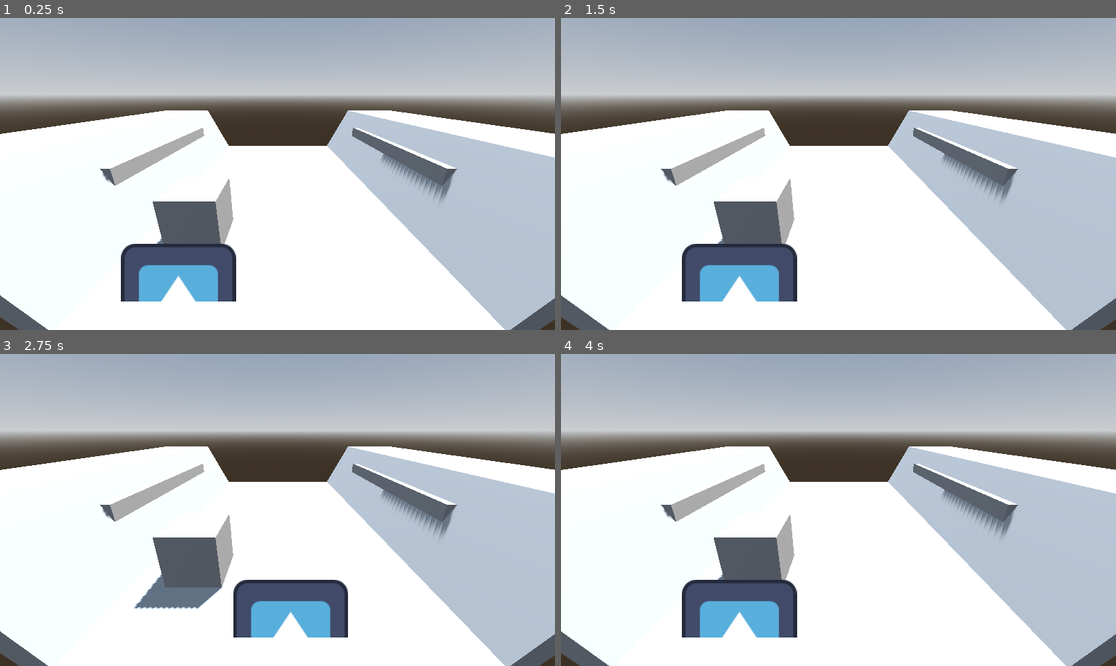
Above: before the commit, frames 1-4 (two rows, left to right).
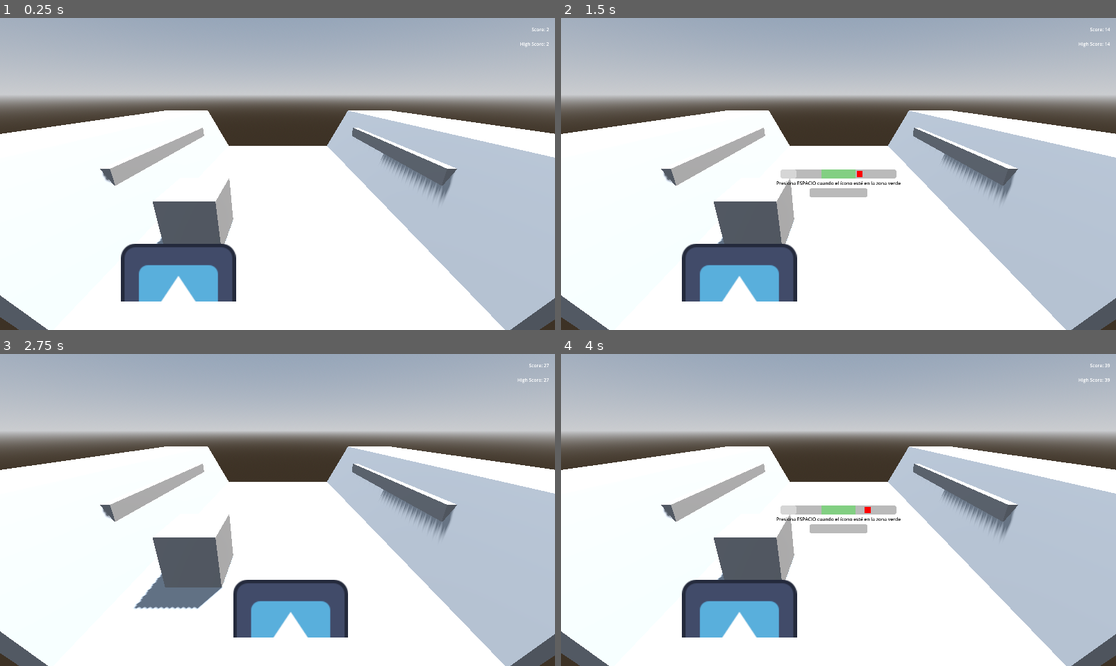
Above: after the commit, the same moments.

Repository: NahuelArrieta/RataSurfer
Game: Godot game, scene res://level/level.tscn
Two runs of this game, one before a commit and one after it. Both use one fixed random seed, a clock stepped at 60 frames per second and the inputs below. The engine's default icon, where the game draws it, is replaced by a stand-in: a white triangle on a blue panel in a dark square.
Inputs:
- Up to frame 1 (0.25 s): no input
- Up to frame 2 (1.5 s): tap Enter at 0.5, 0.8, 1.35 s; hold Right (right) 0.53-1.28 s; tap T at 0.6 s; tap Space at 0.77, 1.07, 1.25 s; hold Left (left) from 1.28 s (still down)
- Up to frame 3 (2.75 s): tap Space at 1.52, 1.82, 2.3 s; tap E at 1.55, 2.1 s; release Left (left) at 2.03 s; hold Right (right) from 2.03 s (still down)
- Up to frame 4 (4 s): tap Enter at 2.75, 3.8 s; tap Space at 2.85, 3.02, 3.32, 3.77 s; tap T at 3.05, 3.6 s; release Right (right) at 3.53 s; hold Left (left) from 3.53 s (still down)

The runs differ from the first frame. In frame 1, less than 0.1% of the frame differs, in the area x 93-99%, y 3-10%; in frame 2, 1.1%; in frame 3, less than 0.1%; in frame 4, 1.1%, in the area x 38-99%, y 3-58%.

Commit message:
Ui y minijuego

Diff:
--- /dev/null
+++ b/level/level.gd
@@ -0,0 +1,35 @@
+extends Node3D
+
+func _ready():
+	print("Nivel iniciado")
+	# Verificar que el ScoreManager esté disponible
+	var score_manager = get_node_or_null("/root/ScoreManager")
+	if score_manager:
+		print("✅ ScoreManager encontrado en el nivel")
+	else:
+		print("❌ ScoreManager NO encontrado en el nivel")
+
+	# Agregar el gestor de eventos del minijuego de equilibrio
+	var balance_manager = preload("res://ui/balance_event_manager.gd").new()
+	add_child(balance_manager)
+
+	# Conectar señales del minijuego
+	balance_manager.minigame_completed.connect(_on_balance_minigame_completed)
+
+func _input(event):
+	# Presionar T para mostrar información del score (para pruebas)
+	if event is InputEventKey and event.pressed and event.keycode == KEY_T:
+		var score_manager = get_node_or_null("/root/ScoreManager")
+		if score_manager:
+			print("Score actual: ", score_manager.get_current_score())
+			print("High score: ", score_manager.get_high_score())
+		else:
+			print("ScoreManager no disponible")
+
+func _on_balance_minigame_completed(success: bool):
+	if success:
+		print("🎉 ¡Minijuego completado exitosamente!")
+		# Aquí puedes agregar recompensas, efectos, etc.
+	else:
+		print("💥 Minijuego fallido")
+		# Aquí puedes agregar penalizaciones, efectos, etc.
--- a/level/level.tscn
+++ b/level/level.tscn
@@ -1,7 +1,9 @@
-[gd_scene load_steps=6 format=3 uid="uid://b02ld6vivyc5w"]
+[gd_scene load_steps=8 format=3 uid="uid://b02ld6vivyc5w"]
 
 [ext_resource type="PackedScene" uid="uid://5ylubghgfke4" path="res://entities/player.tscn" id="1_7lnir"]
 [ext_resource type="ArrayMesh" uid="uid://bt6tbvqmfqkjq" path="res://art/object3D/Modulo0.1.obj" id="2_5gx2l"]
+[ext_resource type="PackedScene" uid="uid://caa612nngg7y4" path="res://ui/score_ui.tscn" id="3_0x9y8"]
+[ext_resource type="Script" uid="uid://tsm227vr6f0o" path="res://level/level.gd" id="4_2x0y9"]
 
 [sub_resource type="ProceduralSkyMaterial" id="ProceduralSkyMaterial_5gx2l"]
 sky_horizon_color = Color(0.662243, 0.671743, 0.686743, 1)
@@ -16,6 +18,7 @@
 tonemap_mode = 2
 
 [node name="Level" type="Node3D"]
+script = ExtResource("4_2x0y9")
 
 [node name="DirectionalLight3D" type="DirectionalLight3D" parent="."]
 transform = Transform3D(-0.866025, -0.433013, 0.25, 0, 0.5, 0.866025, -0.5, 0.75, -0.433013, 0, 0, 0)
@@ -32,3 +35,7 @@
 [node name="Modulo0_1" type="MeshInstance3D" parent="."]
 transform = Transform3D(1, 0, 0, 0, 1, 0, 0, 0, 1, 0, 0, -24.4512)
 mesh = ExtResource("2_5gx2l")
+
+[node name="UI" type="CanvasLayer" parent="."]
+
+[node name="ScoreUI" parent="UI" instance=ExtResource("3_0x9y8")]
--- a/project.godot
+++ b/project.godot
@@ -14,6 +14,10 @@
 run/main_scene="uid://b02ld6vivyc5w"
 config/features=PackedStringArray("4.4", "GL Compatibility")
 config/icon="res://icon.svg"
+
+[autoload]
+
+ScoreManager="*res://ui/score_manager.tscn"
 
 [display]
 
--- /dev/null
+++ b/ui/balance.gd
@@ -0,0 +1,31 @@
+extends Node
+
+@onready var balance_minigame = preload("res://ui/balance_minigame.tscn")
+
+var minigame_instance: Control
+
+func _ready():
+	print("BalanceTest iniciado - Presiona ENTER para mostrar el minijuego")
+
+func _input(event):
+	if event is InputEventKey and event.pressed and event.keycode == KEY_ENTER:
+		show_balance_minigame()
+
+func show_balance_minigame():
+	if minigame_instance:
+		minigame_instance.queue_free()
+
+	minigame_instance = balance_minigame.instantiate()
+	get_tree().current_scene.add_child(minigame_instance)
+
+	# Conectar señales
+	minigame_instance.success.connect(_on_minigame_success)
+	minigame_instance.fail.connect(_on_minigame_fail)
+
+func _on_minigame_success():
+	print("¡Minijuego completado con éxito!")
+	# Lógica cuando el jugador gana el minijuego
+
+func _on_minigame_fail():
+	print("Minijuego fallido")
+	# Lógica cuando el jugador pierda el minijuego
--- /dev/null
+++ b/ui/balance_event_manager.gd
@@ -0,0 +1,46 @@
+extends Node
+
+signal minigame_requested
+signal minigame_completed(success: bool)
+
+var balance_minigame = preload("res://ui/balance_minigame.tscn")
+var minigame_instance: Control
+
+func _ready():
+	print("BalanceEventManager iniciado")
+	# Conectar al evento de ENTER global
+	# También puedes emitir minigame_requested desde cualquier script
+
+func _input(event):
+	if event is InputEventKey and event.pressed and event.keycode == KEY_ENTER:
+		request_minigame()
+
+func request_minigame():
+	print("Solicitud de minijuego recibida")
+	minigame_requested.emit()
+	show_balance_minigame()
+
+func show_balance_minigame():
+	if minigame_instance:
+		minigame_instance.queue_free()
+
+	minigame_instance = balance_minigame.instantiate()
+	get_tree().current_scene.add_child(minigame_instance)
+
+	# Conectar señales
+	minigame_instance.success.connect(_on_minigame_success)
+	minigame_instance.fail.connect(_on_minigame_fail)
+
+	print("Minijuego de equilibrio iniciado")
+
+func _on_minigame_success():
+	print("¡Minijuego completado con éxito!")
+	minigame_completed.emit(true)
+
+func _on_minigame_fail():
+	print("Minijuego fallido")
+	minigame_completed.emit(false)
+
+# Función pública para lanzar el minijuego desde otros scripts
+func launch_minigame():
+	request_minigame()
--- /dev/null
+++ b/ui/balance_minigame.gd
@@ -0,0 +1,123 @@
+extends Control
+
+# Señales
+signal success
+signal fail
+
+# Nodos
+@onready var main_bar: ProgressBar = $MainBar
+@onready var active_zone: Control = $MainBar/ActiveZone
+@onready var icon: Control = $MainBar/Icon
+@onready var balance_bar: ProgressBar = $BalanceBar
+
+# Parámetros configurables
+@export var bar_width: int = 400
+@export var bar_height: int = 30
+@export var icon_size: int = 20
+@export var icon_speed: float = 550.0
+@export var active_zone_width: float = 0.3
+@export var balance_required: int = 2
+@export var max_fails: int = 2
+
+# Variables
+var icon_direction: int = 1
+var icon_position: float = 0.0
+var balance_progress: int = 0
+var fail_count: int = 0
+var is_active: bool = true
+
+func _ready():
+	setup_ui()
+	start_minigame()
+
+func _input(event):
+	if not is_active:
+		return
+
+	if event is InputEventKey and event.pressed and event.keycode == KEY_SPACE:
+		check_balance()
+
+func setup_ui():
+	# Barra principal
+	main_bar.custom_minimum_size = Vector2(bar_width, bar_height)
+	main_bar.max_value = bar_width
+
+	# Zona activa (merge)
+	var zone_width = bar_width * active_zone_width
+	var zone_start = (bar_width - zone_width) / 2
+	active_zone.custom_minimum_size = Vector2(zone_width, bar_height)
+	active_zone.position.x = zone_start
+
+	# Icono del medio
+	icon.custom_minimum_size = Vector2(icon_size, icon_size)
+	icon_position = bar_width / 2
+	update_icon_position()
+
+	balance_bar.max_value = balance_required
+	balance_bar.value = 0
+
+func start_minigame():
+	is_active = true
+	balance_progress = 0
+	fail_count = 0
+	balance_bar.value = 0
+	icon_position = bar_width / 2
+	update_icon_position()
+
+func _process(delta):
+	if not is_active:
+		return
+
+	# Mover ícono
+	icon_position += icon_speed * delta * icon_direction
+
+	# Rebote en bordes
+	if icon_position <= 0 or icon_position >= bar_width:
+		icon_direction *= -1
+		icon_position = clamp(icon_position, 0, bar_width)
+
+	update_icon_position()
+
+func update_icon_position():
+	icon.position.x = icon_position - icon_size / 2
+
+func check_balance():
+	var icon_center = icon_position
+	var zone_start = active_zone.position.x
+	var zone_end = zone_start + active_zone.custom_minimum_size.x
+
+	if icon_center >= zone_start and icon_center <= zone_end:
+
+		balance_progress += 1
+		balance_bar.value = balance_progress
+		print("¡Acierto! Balance: ", balance_progress, "/", balance_required)
+
+		if balance_progress >= balance_required:
+			on_success()
+	else:
+
+		fail_count += 1
+		print("Fallo! Errores: ", fail_count, "/", max_fails)
+
+		if fail_count >= max_fails:
+			on_fail()
+
+func on_success():
+	is_active = false
+	success.emit()
+	hide()
+
+func on_fail():
+	is_active = false
+	fail.emit()
+	hide()
+
+func set_parameters(new_bar_width: int, new_icon_speed: float, new_zone_width: float):
+	bar_width = new_bar_width
+	icon_speed = new_icon_speed
+	active_zone_width = new_zone_width
+	setup_ui()
+
+func reset_minigame():
+	show()
+	start_minigame()
--- /dev/null
+++ b/ui/balance_minigame.tscn
@@ -0,0 +1,112 @@
+[gd_scene load_steps=2 format=3 uid="uid://chg3wqd24b0eh"]
+
+[ext_resource type="Script" uid="uid://cgfxwx2x0tmx7" path="res://ui/balance_minigame.gd" id="1_3x4y5"]
+
+[node name="BalanceMinigame" type="Control"]
+layout_mode = 3
+anchors_preset = 8
+anchor_left = 0.5
+anchor_top = 0.5
+anchor_right = 0.5
+anchor_bottom = 0.5
+offset_left = -250.0
+offset_top = -100.0
+offset_right = 250.0
+offset_bottom = 100.0
+grow_horizontal = 2
+grow_vertical = 2
+script = ExtResource("1_3x4y5")
+
+[node name="MainBar" type="ProgressBar" parent="."]
+layout_mode = 1
+anchors_preset = 8
+anchor_left = 0.5
+anchor_top = 0.5
+anchor_right = 0.5
+anchor_bottom = 0.5
+offset_left = -200.0
+offset_top = -15.0
+offset_right = 200.0
+offset_bottom = 15.0
+grow_horizontal = 2
+grow_vertical = 2
+value = 50.0
+show_percentage = false
+
+[node name="ActiveZone" type="Control" parent="MainBar"]
+layout_mode = 1
+anchors_preset = 8
+anchor_left = 0.5
+anchor_top = 0.5
+anchor_right = 0.5
+anchor_bottom = 0.5
+offset_left = -60.0
+offset_top = -15.0
+offset_right = 60.0
+offset_bottom = 15.0
+grow_horizontal = 2
+grow_vertical = 2
+
+[node name="ActiveZoneBackground" type="ColorRect" parent="MainBar/ActiveZone"]
+layout_mode = 1
+anchors_preset = 15
+anchor_right = 1.0
+anchor_bottom = 1.0
+grow_horizontal = 2
+grow_vertical = 2
+color = Color(0, 1, 0, 0.3)
+
+[node name="Icon" type="Control" parent="MainBar"]
+layout_mode = 1
+anchors_preset = 8
+anchor_left = 0.5
+anchor_top = 0.5
+anchor_right = 0.5
+anchor_bottom = 0.5
+offset_left = -10.0
+offset_top = -10.0
+offset_right = 10.0
+offset_bottom = 10.0
+grow_horizontal = 2
+grow_vertical = 2
+
+[node name="IconVisual" type="ColorRect" parent="MainBar/Icon"]
+layout_mode = 1
+anchors_preset = 15
+anchor_right = 1.0
+anchor_bottom = 1.0
+grow_horizontal = 2
+grow_vertical = 2
+color = Color(1, 0, 0, 1)
+
+[node name="BalanceBar" type="ProgressBar" parent="."]
+layout_mode = 1
+anchors_preset = 7
+anchor_left = 0.5
+anchor_top = 1.0
+anchor_right = 0.5
+anchor_bottom = 1.0
+offset_left = -100.0
+offset_top = -50.0
+offset_right = 100.0
+offset_bottom = -20.0
+grow_horizontal = 2
+grow_vertical = 0
+show_percentage = false
+
+[node name="Instructions" type="Label" parent="."]
+layout_mode = 1
+anchors_preset = 7
+anchor_left = 0.5
+anchor_top = 1.0
+anchor_right = 0.5
+anchor_bottom = 1.0
+offset_left = -150.0
+offset_top = -80.0
+offset_right = 150.0
+offset_bottom = -50.0
+grow_horizontal = 2
+grow_vertical = 0
+theme_override_colors/font_color = Color(0, 0, 0, 1)
+text = "Presiona ESPACIO cuando el ícono esté en la zona verde"
+horizontal_alignment = 1
--- /dev/null
+++ b/ui/balance_usage.gd
@@ -0,0 +1,32 @@
+extends Node
+
+func _ready():
+	print("Ejemplo de uso del minijuego de equilibrio")
+	print("Presiona ENTER para lanzar el minijuego")
+	print("Presiona E para lanzar programáticamente")
+
+func _input(event):
+	if event is InputEventKey and event.pressed and event.keycode == KEY_E:
+		launch_minigame_programmatically()
+
+func launch_minigame_programmatically():
+	var balance_manager = get_node_or_null("../BalanceEventManager")
+	if balance_manager:
+		balance_manager.launch_minigame()
+	else:
+		print("BalanceEventManager no encontrado")
+
+func connect_to_minigame_events():
+	var balance_manager = get_node_or_null("../BalanceEventManager")
+	if balance_manager:
+		balance_manager.minigame_requested.connect(_on_minigame_requested)
+		balance_manager.minigame_completed.connect(_on_minigame_completed)
+
+func _on_minigame_requested():
+	print("Minijuego solicitado desde otro script")
+
+func _on_minigame_completed(success: bool):
+	if success:
+		print("¡Minijuego completado desde otro script!")
+	else:
+		print("Minijuego fallido desde otro script")
--- /dev/null
+++ b/ui/score_manager.gd
@@ -0,0 +1,58 @@
+extends Node
+
+signal score_updated(new_score: int)
+signal high_score_updated(new_high_score: int)
+
+var current_score: int = 0
+var high_score: int = 0
+var score_per_second: int = 10  # Puntos por segundo de supervivencia
+var time_elapsed: float = 0.0
+
+const SAVE_FILE = "user://high_score.save"
+
+func _ready():
+	print("ScoreManager iniciado")
+	load_high_score()
+
+func _process(delta: float) -> void:
+	# Sumar tiempo transcurrido
+	time_elapsed += delta
+
+	# Calcular score basado en tiempo (puntos por segundo)
+	var new_score = int(time_elapsed * score_per_second)
+
+	# Solo actualizar si el score cambió
+	if new_score != current_score:
+		current_score = new_score
+		score_updated.emit(current_score)
+
+		# Verificar si es un nuevo high score
+		if current_score > high_score:
+			high_score = current_score
+			save_high_score()
+			high_score_updated.emit(high_score)
+
+func reset_score() -> void:
+	time_elapsed = 0.0
+	current_score = 0
+	score_updated.emit(current_score)
+
+func get_current_score() -> int:
+	return current_score
+
+func get_high_score() -> int:
+	return high_score
+
+func save_high_score() -> void:
+	var file = FileAccess.open(SAVE_FILE, FileAccess.WRITE)
+	if file:
+		file.store_var(high_score)
+		file.close()
+
+func load_high_score() -> void:
+	if FileAccess.file_exists(SAVE_FILE):
+		var file = FileAccess.open(SAVE_FILE, FileAccess.READ)
+		if file:
+			high_score = file.get_var()
+			file.close()
+			high_score_updated.emit(high_score)
--- /dev/null
+++ b/ui/score_manager.tscn
@@ -0,0 +1,6 @@
+[gd_scene load_steps=2 format=3 uid="uid://t78nnnmiifa2"]
+
+[ext_resource type="Script" uid="uid://chfj0l35n8v0w" path="res://ui/score_manager.gd" id="1_1x9y8"]
+
+[node name="ScoreManager" type="Node"]
+script = ExtResource("1_1x9y8")
--- /dev/null
+++ b/ui/score_ui.gd
@@ -0,0 +1,39 @@
+extends Control
+
+@onready var score_label: Label = $ScoreLabel
+@onready var high_score_label: Label = $HighScoreLabel
+
+var score_manager: Node
+
+func _ready():
+	print("ScoreUI iniciado")
+	# Esperar un frame para asegurar que el autoload esté disponible
+	await get_tree().process_frame
+
+	# Buscar el score manager en el árbol de escena
+	score_manager = get_node_or_null("/root/ScoreManager")
+
+	if score_manager:
+		print("ScoreManager encontrado, conectando señales")
+		score_manager.score_updated.connect(_on_score_updated)
+		score_manager.high_score_updated.connect(_on_high_score_updated)
+
+		# Mostrar valores iniciales
+		update_score_display(score_manager.get_current_score())
+		update_high_score_display(score_manager.get_high_score())
+	else:
+		print("ERROR: ScoreManager no encontrado. Verificar autoload en project.godot")
+
+func _on_score_updated(new_score: int):
+	update_score_display(new_score)
+
+func _on_high_score_updated(new_high_score: int):
+	update_high_score_display(new_high_score)
+
+func update_score_display(score: int):
+	if score_label:
+		score_label.text = "Score: " + str(score)
+
+func update_high_score_display(high_score: int):
+	if high_score_label:
+		high_score_label.text = "High Score: " + str(high_score)
--- /dev/null
+++ b/ui/score_ui.tscn
@@ -0,0 +1,40 @@
+[gd_scene load_steps=2 format=3 uid="uid://caa612nngg7y4"]
+
+[ext_resource type="Script" uid="uid://7dc842pbmevm" path="res://ui/score_ui.gd" id="1_0x8y9"]
+
+[node name="ScoreUI" type="Control"]
+layout_mode = 3
+anchors_preset = 15
+anchor_right = 1.0
+anchor_bottom = 1.0
+grow_horizontal = 2
+grow_vertical = 2
+script = ExtResource("1_0x8y9")
+
+[node name="ScoreLabel" type="Label" parent="."]
+layout_mode = 1
+anchors_preset = 1
+anchor_left = 1.0
+anchor_right = 1.0
+offset_left = -200.0
+offset_top = 20.0
+offset_right = -20.0
+offset_bottom = 60.0
+grow_horizontal = 0
+text = "Score: 0"
+horizontal_alignment = 2
+vertical_alignment = 1
+
+[node name="HighScoreLabel" type="Label" parent="."]
+layout_mode = 1
+anchors_preset = 1
+anchor_left = 1.0
+anchor_right = 1.0
+offset_left = -200.0
+offset_top = 70.0
+offset_right = -20.0
+offset_bottom = 110.0
+grow_horizontal = 0
+text = "High Score: 0"
+horizontal_alignment = 2
+vertical_alignment = 1
Not shown, added: level/level.gd.uid
Not shown, added: ui/balance.gd.uid
Not shown, added: ui/balance_event_manager.gd.uid
Not shown, added: ui/balance_minigame.gd.uid
Not shown, added: ui/balance_usage.gd.uid
Not shown, added: ui/score_manager.gd.uid
Not shown, added: ui/score_ui.gd.uid
